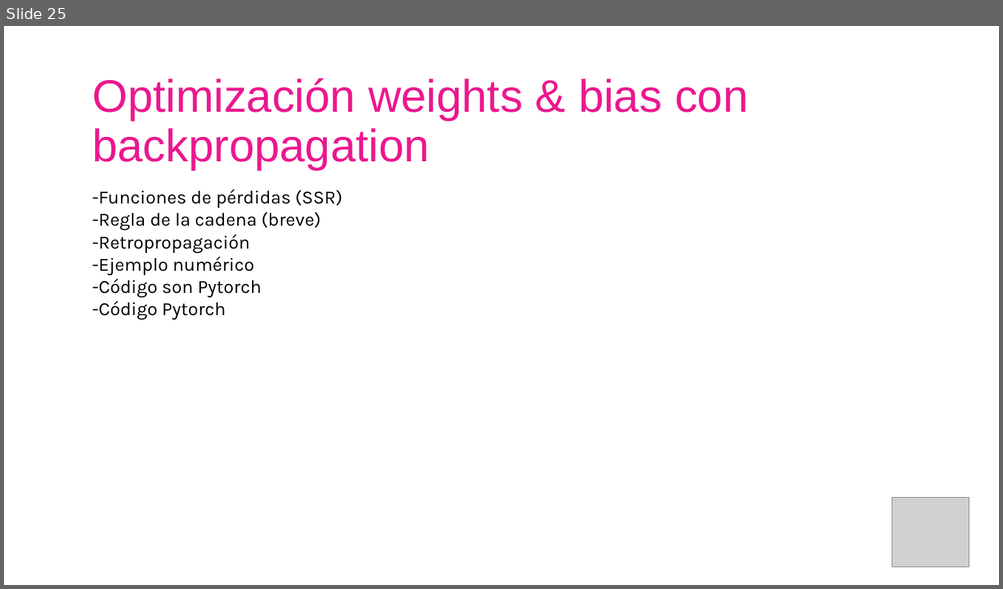
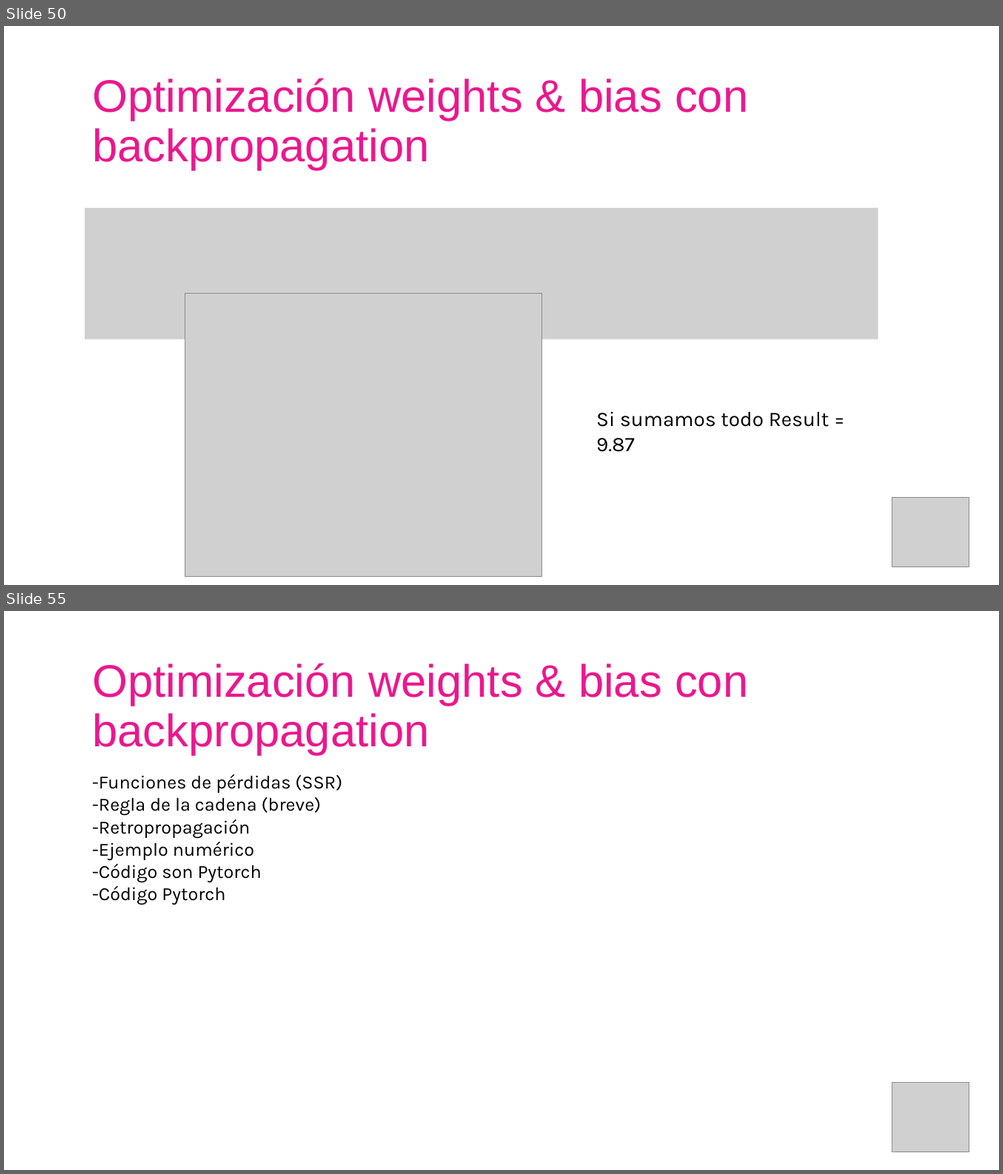
Before and after one commit to AISC-Madrid/workshop-materials, a slide deck: Neural Networks/Slides.pptx. Shown one above the other, each under a label of ours: slide 25 before the commit, slides 50 and 55 after it; the slides between them are not shown. The pictures are 1003x589 and 1003x1174 pixels, drawn with LibreOffice and Linux fonts; fonts in the diff are those of the drawing; grey boxes stand for pictures. Boxes give left, top, right and bottom in pixels: in the first picture for what was removed or moved away, otherwise in the second. Text is boxed around its words. In the diff, an @@ line names an element or a change of style, - is before the commit and + after.

```diff
--- a/Neural Networks/Slides.pptx
+++ b/Neural Networks/Slides.pptx
@@ slide 50 added at [4, 26, 999, 585], background #FFFFFF @@
@@ text added at [92, 78, 748, 170], 44 pt, text #EB178E @@
+Optimización weights & bias con backpropagation
@@ picture added at [85, 208, 878, 339] @@
@@ picture added at [185, 294, 541, 577] @@
@@ text added at [596, 412, 829, 452], 20 pt, text #000000 @@
+Si sumamos todo Result = 9.87
@@ picture added at [892, 498, 969, 568] @@
@@ what was slide 25 is now slide 55 @@
```
Also in this commit, not shown: 7 slides changed, 31 other slides added, 2 slides removed, 13 other files.
